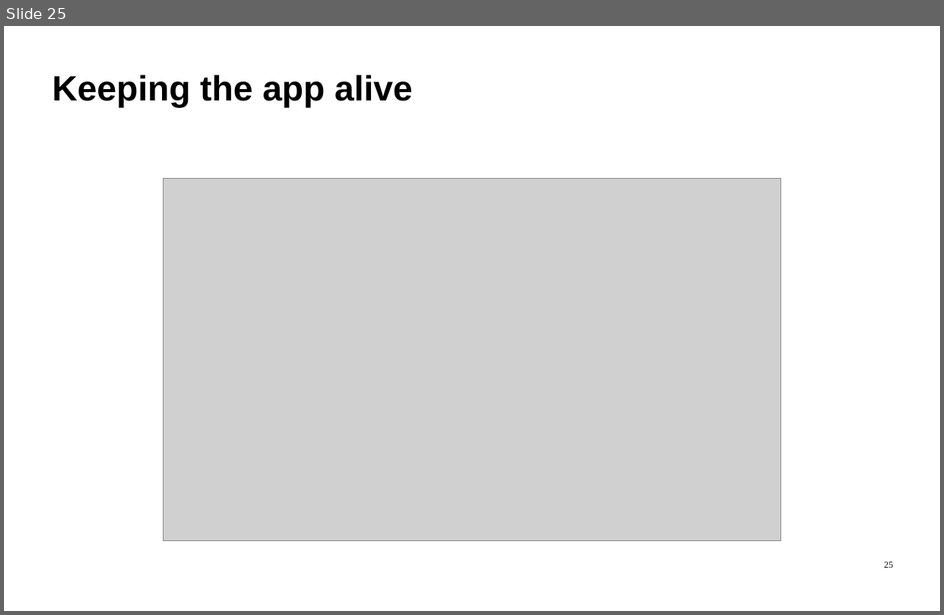
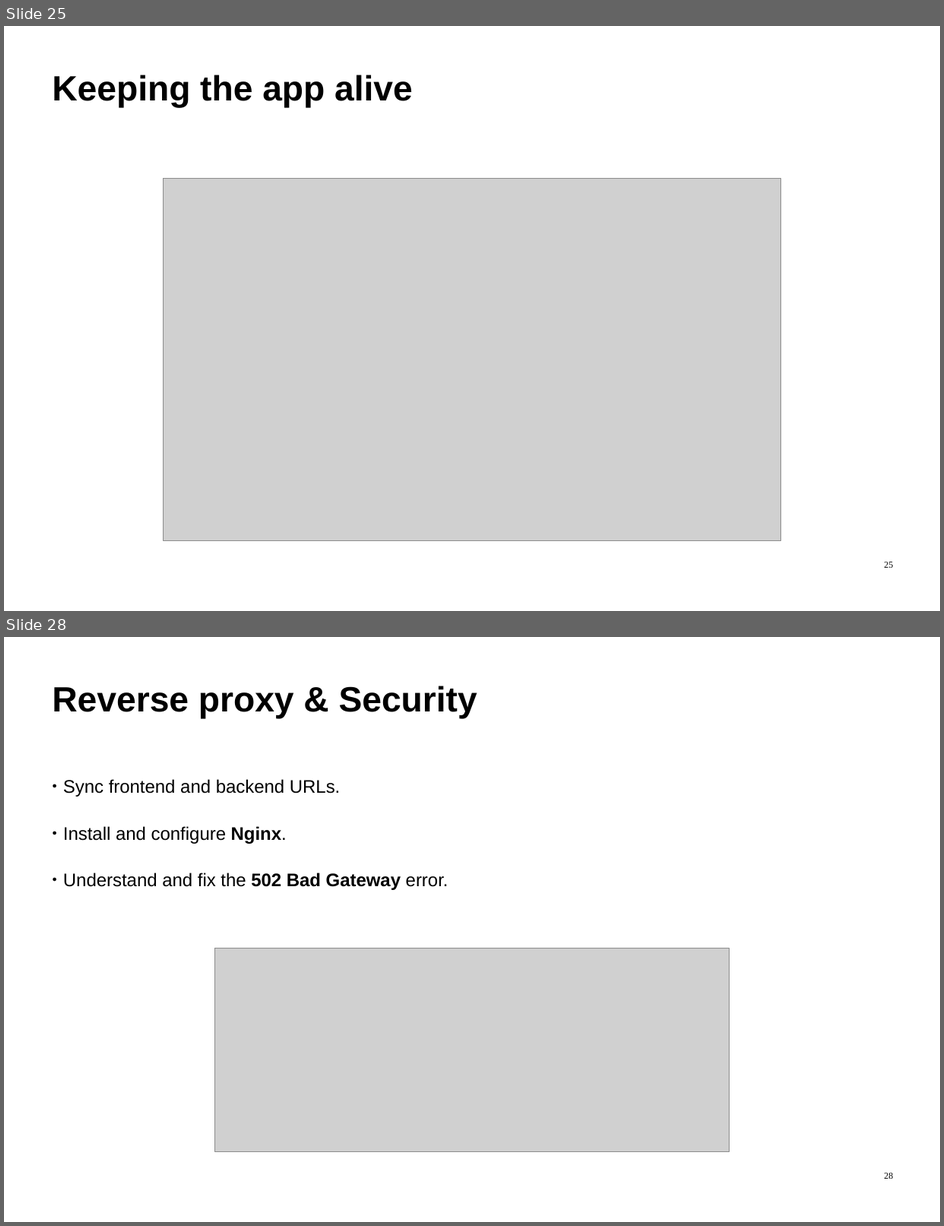
Before and after one commit to ImadSaddik/FullStackDeploymentHandbook, a slide deck: course-assets/slides/full_stack_deployment_guide.odp. Shown one above the other, each under a label of ours: slide 25 before the commit, slides 25 and 28 after it; the slides between them are not shown. The pictures are 944x615 and 944x1226 pixels, drawn with LibreOffice and Linux fonts; fonts in the diff are those of the drawing; grey boxes stand for pictures. Boxes give left, top, right and bottom in pixels: in the first picture for what was removed or moved away, otherwise in the second. Text is boxed around its words. In the diff, an @@ line names an element or a change of style, - is before the commit and + after.

```diff
--- a/course-assets/slides/full_stack_deployment_guide.odp
+++ b/course-assets/slides/full_stack_deployment_guide.odp
@@ slide 28 added at (x1=4, y1=637, x2=940, y2=1222), background #FFFFFF @@
@@ text added at (x1=52, y1=686, x2=477, y2=718), 54 pt, text #000000, bold @@
+Reverse proxy & Security
@@ text added at (x1=63, y1=779, x2=449, y2=890), 28 pt, text #000000 @@
+● Sync frontend and backend URLs.
+● Install and configure Nginx.
+● Understand and fix the 502 Bad Gateway error.
@@ picture added at (x1=215, y1=949, x2=729, y2=1152) @@
@@ page number added at (x1=884, y1=1173, x2=893, y2=1179), 14 pt, text #000000 @@
+28
```
Also in this commit, not shown: 4 other slides added, 1 other file.
